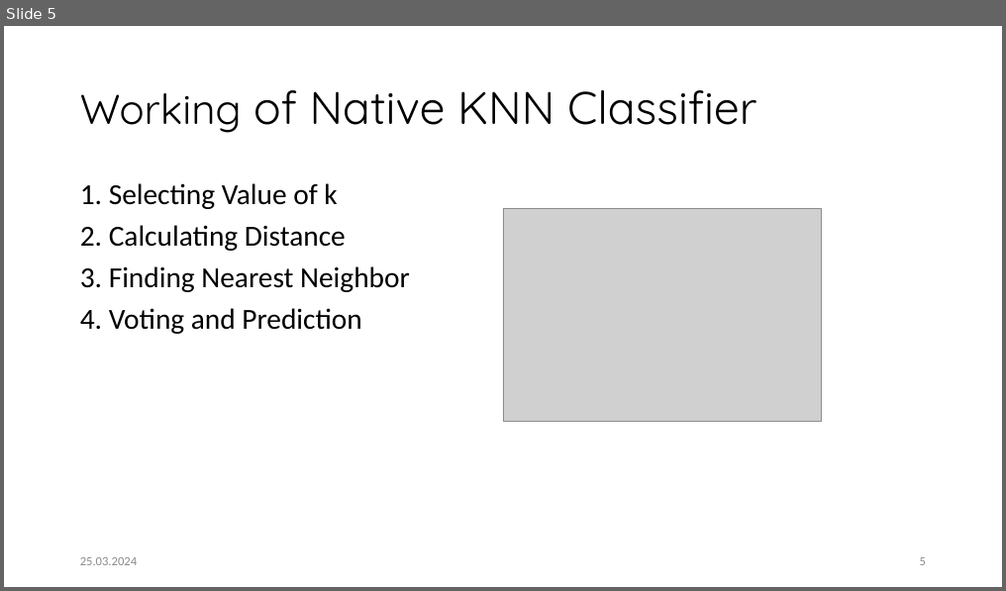
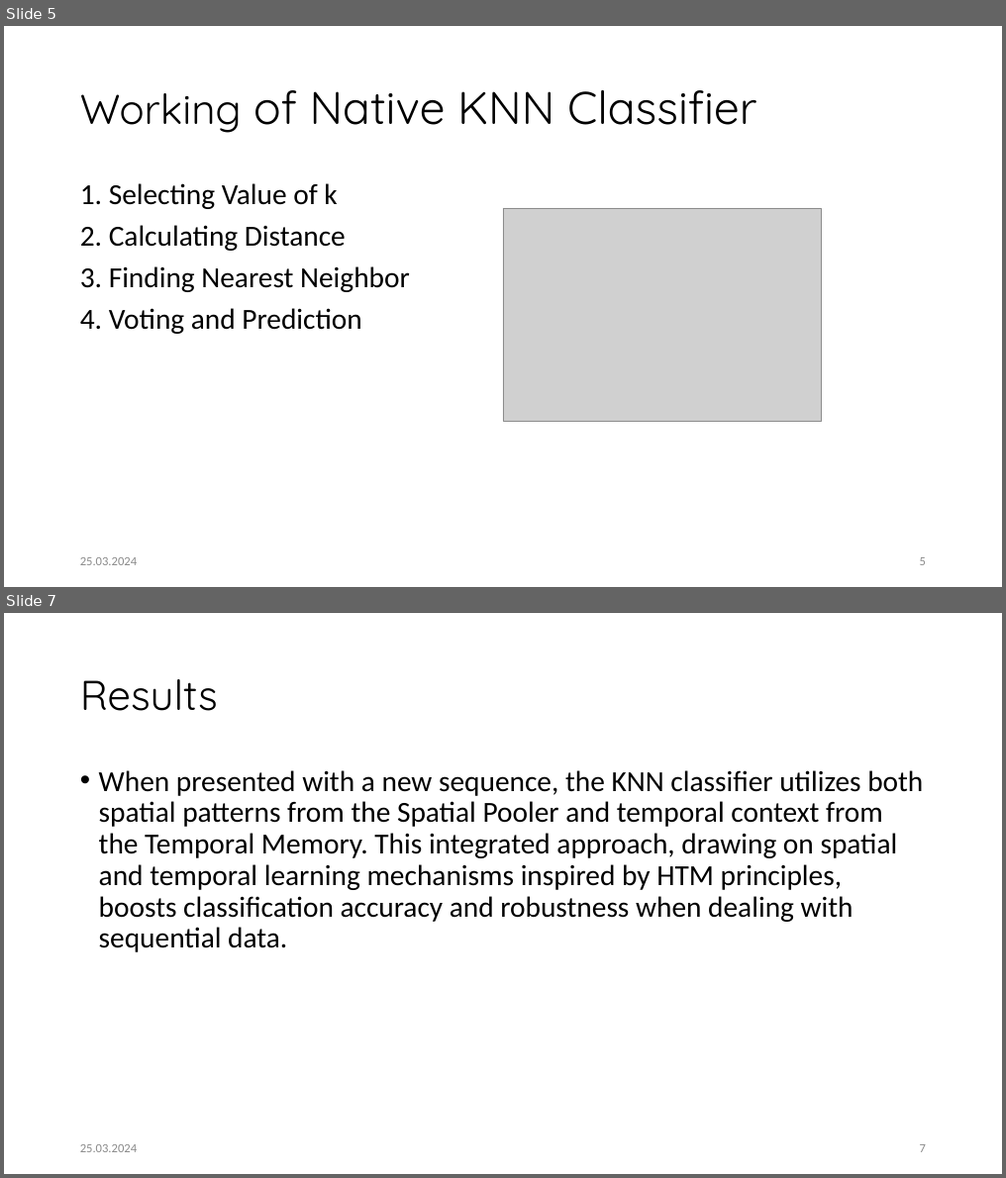
Before and after one commit to Fahad-Jabbar/neocortexapi, a slide deck: source/MySEProject/Documentation/Implement_the_KNN__Classifier_KNN_Quest.pptx. Shown one above the other, each under a label of ours: slide 5 before the commit, slides 5 and 7 after it; the slides between them are not shown. The pictures are 1006x591 and 1006x1178 pixels, drawn with LibreOffice and Linux fonts; fonts in the diff are those of the drawing; grey boxes stand for pictures. Boxes give left, top, right and bottom in pixels: in the first picture for what was removed or moved away, otherwise in the second. Text is boxed around its words. In the diff, an @@ line names an element or a change of style, - is before the commit and + after.

```diff
--- a/source/MySEProject/Documentation/Implement_the_KNN__Classifier_KNN_Quest.pptx
+++ b/source/MySEProject/Documentation/Implement_the_KNN__Classifier_KNN_Quest.pptx
@@ slide 7 added at <box>4,613,1002,1174</box>, background #FFFFFF @@
@@ title added at <box>80,679,218,711</box>, 40 pt, text #000000 @@
+Results
@@ text added at <box>99,770,923,953</box>, 28 pt, text #000000 @@
+• When presented with a new sequence, the KNN classifier utilizes both spatial patterns from the Spatial Pooler and temporal context from the Temporal Memory. This integrated approach, drawing on spatial and temporal learning mechanisms inspired by HTM principles, boosts classification accuracy and robustness when dealing with sequential data.
@@ text added at <box>80,1145,137,1153</box>, 12 pt, text #8C8C8C @@
+25.03.2024
@@ page number added at <box>920,1145,926,1153</box>, 12 pt, text #8C8C8C @@
+7
```
Also in this commit, not shown: 1 other slide added.
